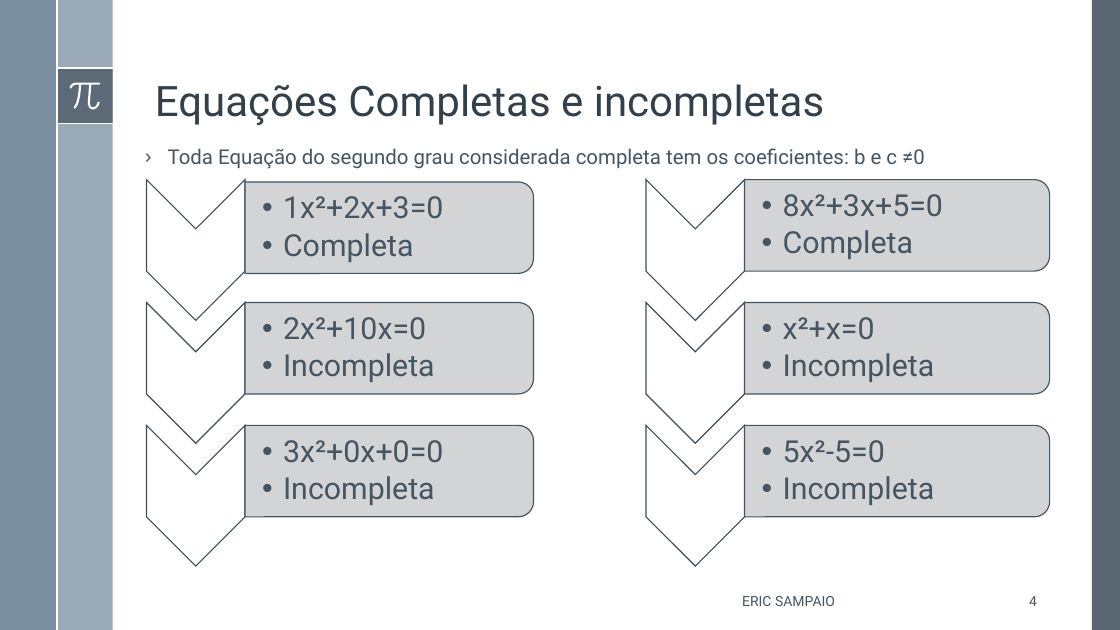
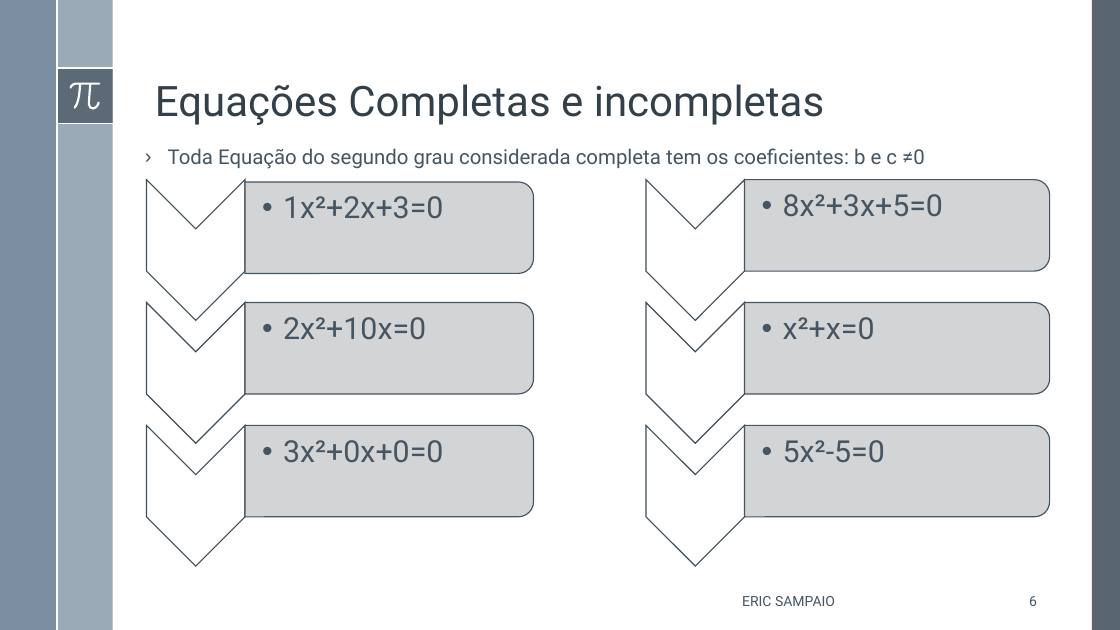
Before and after one commit to Erickgtn/ericsampaio.com.br, a slide deck: slide 6 of SlidesPublicação/Equação do 2º Grau.pptx (slide 4 before the commit). Drawn at 1120x630 pixels with LibreOffice and Linux fonts; fonts in the diff are those of the drawing. Boxes give left, top, right and bottom in pixels: in the first picture for what was removed or moved away, otherwise in the second. Text is boxed around its words. In the diff, an @@ line names an element or a change of style, - is before the commit and + after.

```diff
--- a/SlidesPublicação/Equação do 2º Grau.pptx
+++ b/SlidesPublicação/Equação do 2º Grau.pptx
@@ text at bbox=[283, 233, 414, 262]: paragraph removed @@
-  • Completa
@@ text at bbox=[783, 230, 914, 259]: paragraph removed @@
-  • Completa
@@ text at bbox=[283, 353, 435, 382]: paragraph removed @@
-  • Incompleta
@@ text at bbox=[783, 353, 935, 382]: paragraph removed @@
-  • Incompleta
@@ text at bbox=[283, 476, 435, 505]: paragraph removed @@
-  • Incompleta
@@ text at bbox=[783, 476, 935, 505]: paragraph removed @@
-  • Incompleta
@@ page number at bbox=[1029, 596, 1037, 606]: text changed @@
-4
+6
```
Also in this commit, not shown: 9 other slides changed, 2 slides added, 1 slide removed, 1 other file.
